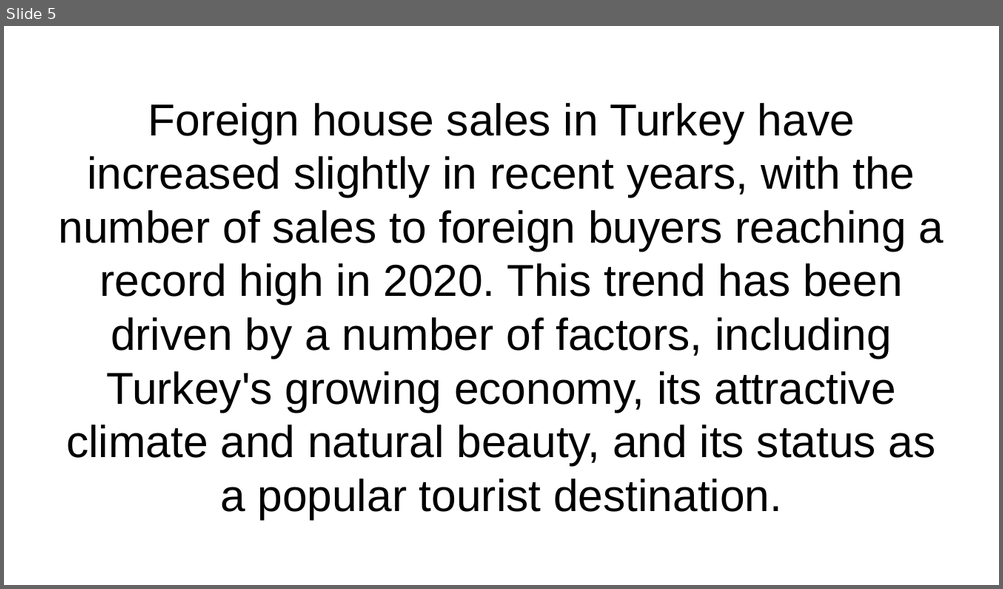
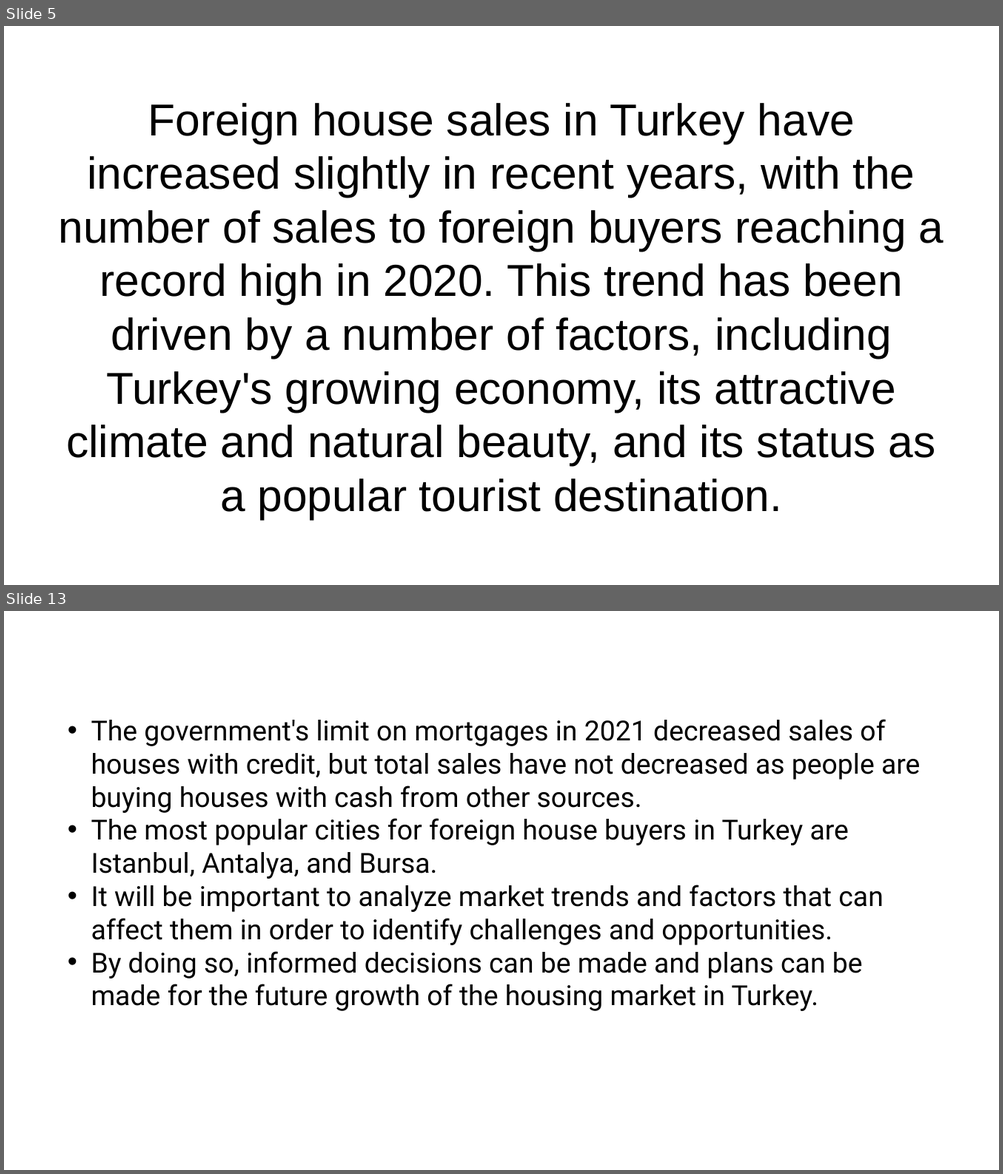
Before and after one commit to pjournal/mef06g-honey-drip, a slide deck: Presentation.pptx. Shown one above the other, each under a label of ours: slide 5 before the commit, slides 5 and 13 after it; the slides between them are not shown. The pictures are 1003x589 and 1003x1174 pixels, drawn with LibreOffice and Linux fonts; fonts in the diff are those of the drawing. Boxes give left, top, right and bottom in pixels: in the first picture for what was removed or moved away, otherwise in the second. Text is boxed around its words. In the diff, an @@ line names an element or a change of style, - is before the commit and + after.

```diff
--- a/Presentation.pptx
+++ b/Presentation.pptx
@@ slide 13 added at bbox=[4, 611, 999, 1170], background #FFFFFF @@
@@ text added at bbox=[91, 719, 919, 1011], 20 pt, text #000000 @@
+• The government's limit on mortgages in 2021 decreased sales of houses with credit, but total sales have not decreased as people are buying houses with cash from other sources.
+• The most popular cities for foreign house buyers in Turkey are Istanbul, Antalya, and Bursa.
+• It will be important to analyze market trends and factors that can affect them in order to identify challenges and opportunities.
+• By doing so, informed decisions can be made and plans can be made for the future growth of the housing market in Turkey.
```
Also in this commit, not shown: 3 slides changed, 4 other slides added, 1 slide removed.
